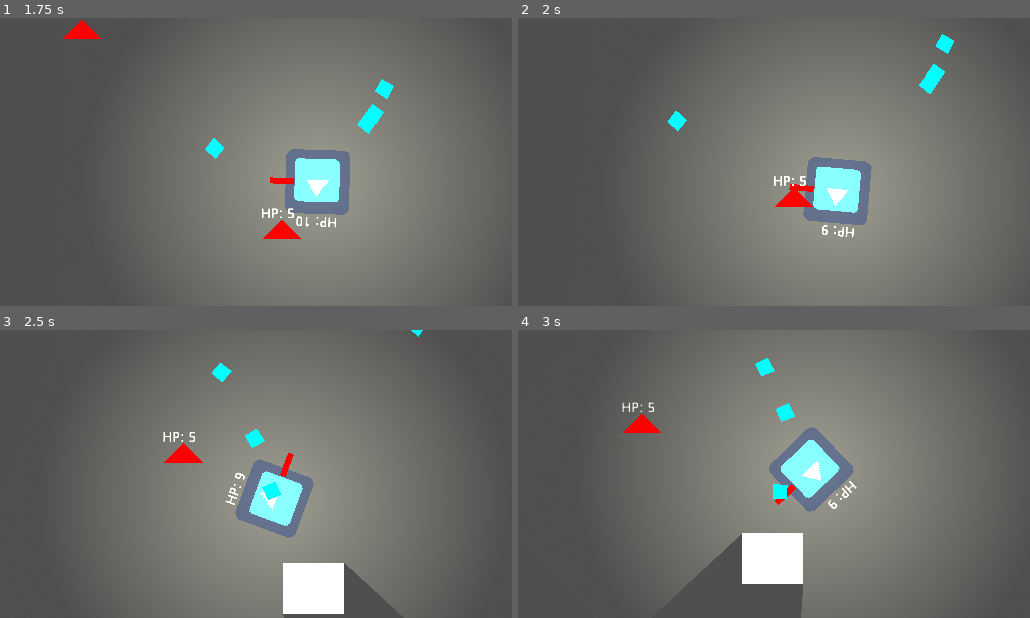
Above: before the commit, frames 1-4 (two rows, left to right).
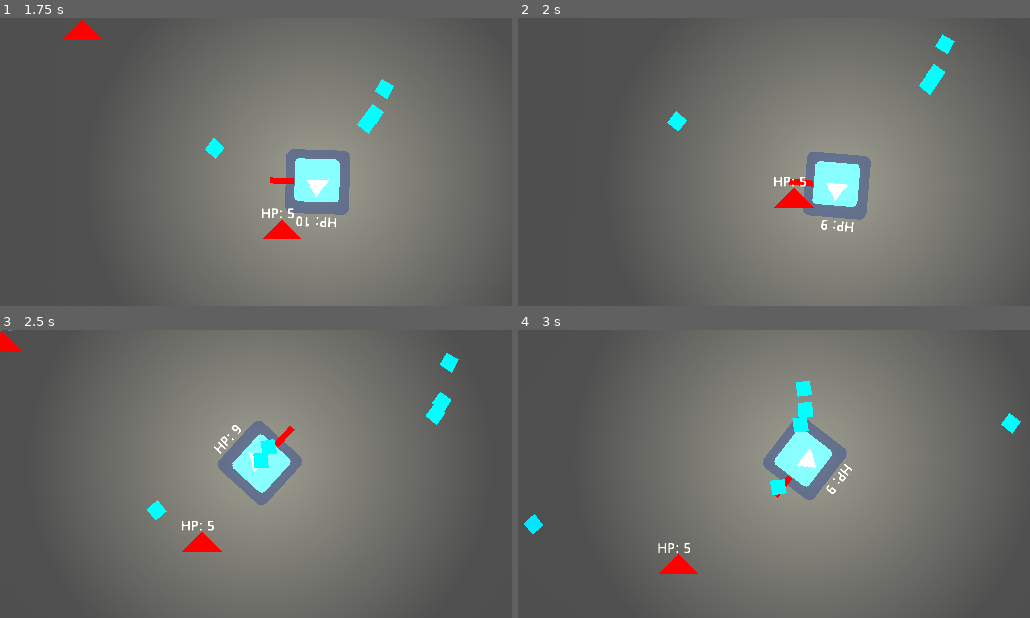
Above: after the commit, the same moments.

Repository: angeldustjdr/ostjam2022
Game: Godot game, scene res://Scenes/Main.tscn
Same seed, same stepped clock (60 frames per second), same inputs: the game is played once before the commit and once after it. The engine's default icon, where the game draws it, is replaced by a stand-in: a white triangle on a blue panel in a dark square.
Inputs (mouse positions are in pixels of both pictures, inside the frame that each line leads up to):
- Up to frame 1 (1.75 s): move the mouse to (368, 147) at 0.52 s; press the mouse at (368, 147) at 0.53 s; hold Right (ui_right) 0.53-1.28 s; move the mouse to (153, 176) at 1.27 s; release the mouse at (153, 176) at 1.28 s; hold Down (ui_down) from 1.28 s (still down); click (153, 176) at 1.35 s
- Up to frame 2 (2 s): keep holding Down (ui_down)
- Up to frame 3 (2.5 s): move the mouse to (307, 410) at 2.02 s; release Down (ui_down) at 2.03 s; press the mouse at (307, 410) at 2.03 s; hold Right (ui_right) from 2.03 s (still down)
- Up to frame 4 (3 s): move the mouse to (748, 531) at 2.77 s; release Right (ui_right) at 2.78 s; release the mouse at (748, 531) at 2.78 s; hold Up (ui_up) from 2.78 s (still down); click (748, 531) at 2.85 s

Frame 1 is identical in both runs. In frame 2, 1.4% of the frame differs, in the area x 29-86%, y 5-77%; in frame 3, 8.7%; in frame 4, 8.9%, in the area x 1-99%, y 9-100%.

Commit message:
Knock back on damage

Diff:
--- a/src/Scenes/Player.tscn
+++ b/src/Scenes/Player.tscn
@@ -39,4 +39,8 @@
 
 [node name="Cadence" type="Timer" parent="."]
 
+[node name="RecoveryTimer" type="Timer" parent="."]
+wait_time = 0.2
+
 [connection signal="timeout" from="Cadence" to="." method="_on_Cadence_timeout"]
+[connection signal="timeout" from="RecoveryTimer" to="." method="_on_RecoveryTimer_timeout"]
--- a/src/Scripts/Pikes.gd
+++ b/src/Scripts/Pikes.gd
@@ -2,6 +2,11 @@
 
 var health = 5
 
+func knockback(player):
+	player.inputON = false
+	var RecoveryTimer = player.get_node("RecoveryTimer")
+	RecoveryTimer.start()
+	player.velocity = player.velocity.rotated(PI)
 
 func _process(delta):
 	if health<=0:
@@ -16,4 +21,7 @@
 func _on_Pikes_body_entered(body):
 	var player = get_parent().get_node("Player")
 	if body==player:
+		# knock back
+		knockback(player)
+		# damage
 		player.health -=1
--- a/src/Scripts/PlayerManager.gd
+++ b/src/Scripts/PlayerManager.gd
@@ -5,9 +5,13 @@
 export var speed = 200
 export var friction = 0.01
 export var acceleration = 0.1
+export var cadence = 0.2
+
 var velocity = Vector2()
 
 var Bullet = preload("res://Scenes/Bullet.tscn")
+
+onready var inputON = true
 
 func get_input():
 	var input = Vector2()
@@ -23,7 +27,7 @@
 
 func shoot():
 	if $Cadence.is_stopped():
-		$Cadence.wait_time = 0.2
+		$Cadence.wait_time = cadence
 		$Cadence.start()
 		var b = Bullet.instance()
 		get_parent().add_child(b)
@@ -31,12 +35,13 @@
 
 
 func _physics_process(delta):
-	look_at(get_global_mouse_position())
-	var direction = get_input()
-	if direction.length() > 0:
-		velocity = lerp(velocity, direction.normalized() * speed, acceleration)
-	else:
-		velocity = lerp(velocity, Vector2.ZERO, friction)
+	if inputON:
+		look_at(get_global_mouse_position())
+		var direction = get_input()
+		if direction.length() > 0:
+			velocity = lerp(velocity, direction.normalized() * speed, acceleration)
+		else:
+			velocity = lerp(velocity, Vector2.ZERO, friction)
 	velocity = move_and_slide(velocity)
 
 	if Input.is_action_pressed("ui_mouseleft"):
@@ -44,3 +49,8 @@
 
 func _on_Cadence_timeout():
 	$Cadence.stop()
+
+
+func _on_RecoveryTimer_timeout():
+	inputON=true
+	$RecoveryTimer.stop()
